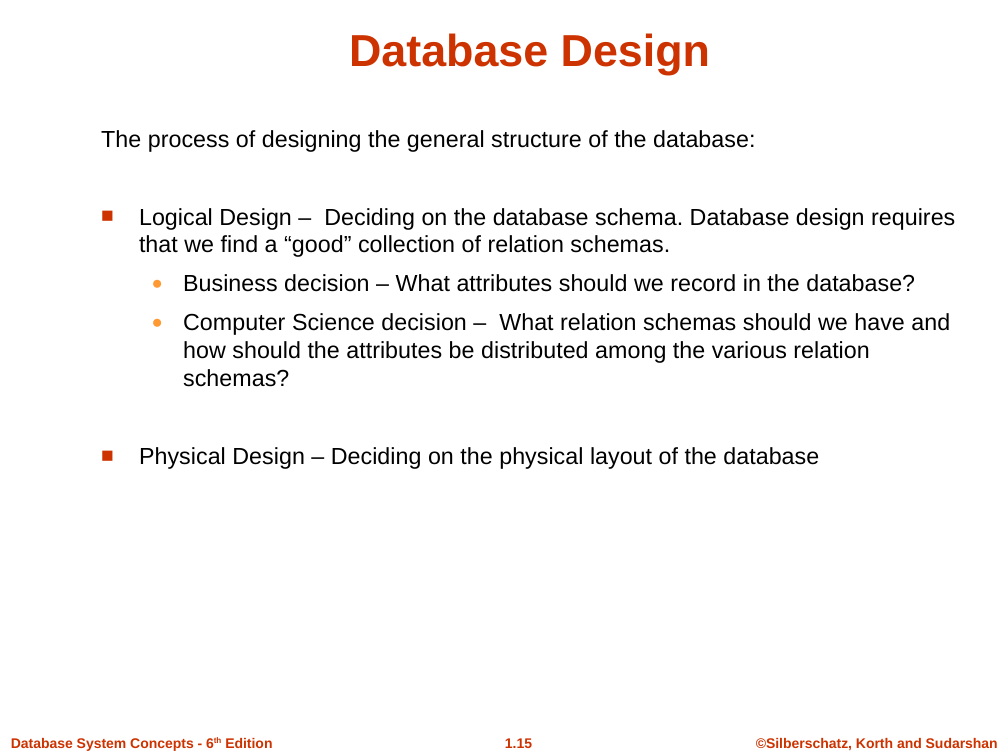
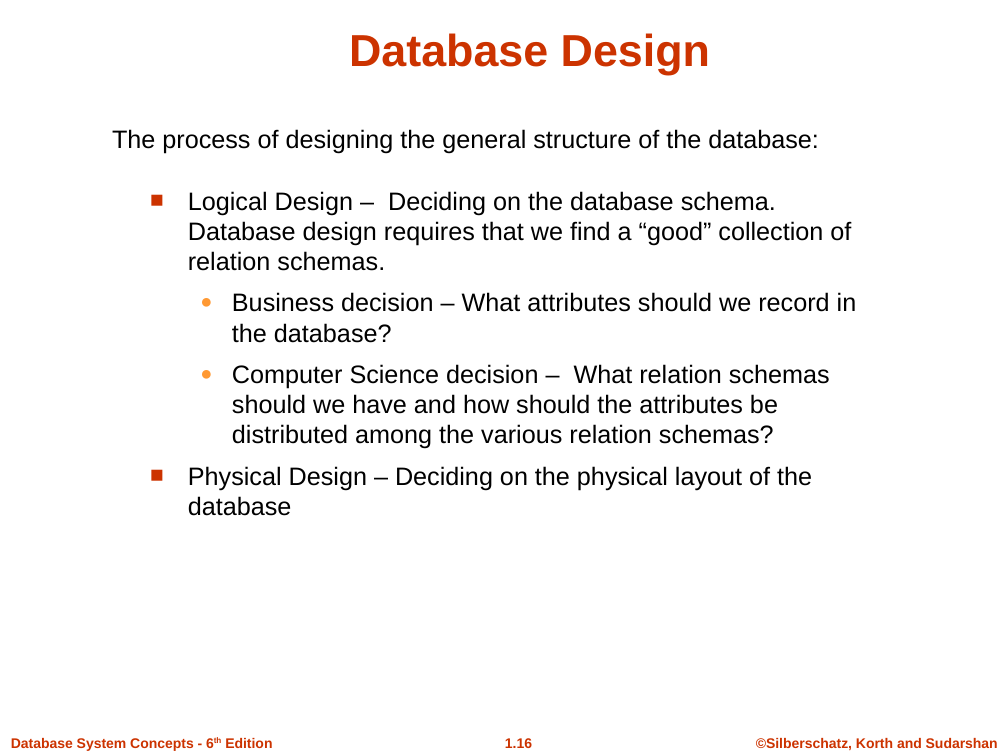
Before and after one commit to Sumonta056/SUST-Autorickshaw-Management-System, a slide deck: slide 16 of Theory/Learning Theory Of Databases/Slides/ch1.ppt (slide 15 before the commit). Drawn at 1008x756 pixels with LibreOffice and Linux fonts; fonts in the diff are those of the drawing; background and template pictures are left out. Boxes give left, top, right and bottom in pixels: in the first picture for what was removed or moved away, otherwise in the second. Text is boxed around its words. In the diff, an @@ line names an element or a change of style, - is before the commit and + after.

```diff
--- a/Theory/Learning Theory Of Databases/Slides/ch1.ppt
+++ b/Theory/Learning Theory Of Databases/Slides/ch1.ppt
@@ text at (x1=101, y1=130, x2=755, y2=152): paragraph removed @@
-The process of designing the general structure of the database:
@@ text added at (x1=112, y1=129, x2=819, y2=154), 18 pt, text #000000 @@
+The process of designing the general structure of the database:
@@ text "Logical Design – Deciding on ..." moved from (x1=101, y1=130, x2=955, y2=469) to (x1=188, y1=191, x2=857, y2=516) @@
@@ text "Logical Design – Deciding on ..." at (x1=188, y1=191, x2=857, y2=516): size 16.6 to 18 pt @@
```
Also in this commit, not shown: 17 other slides changed, 4 slides added, 5 slides removed, 11 other files.
